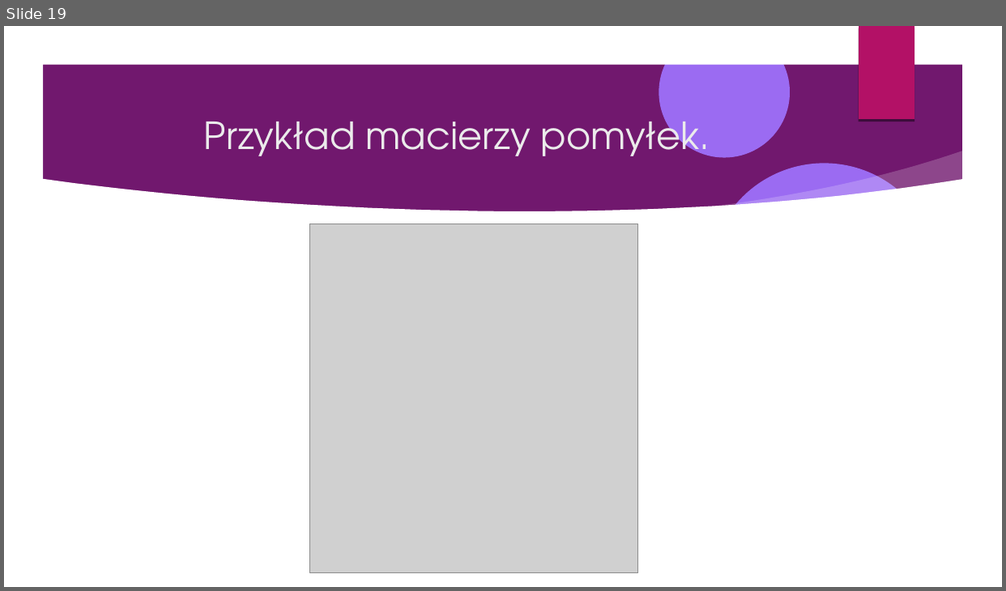
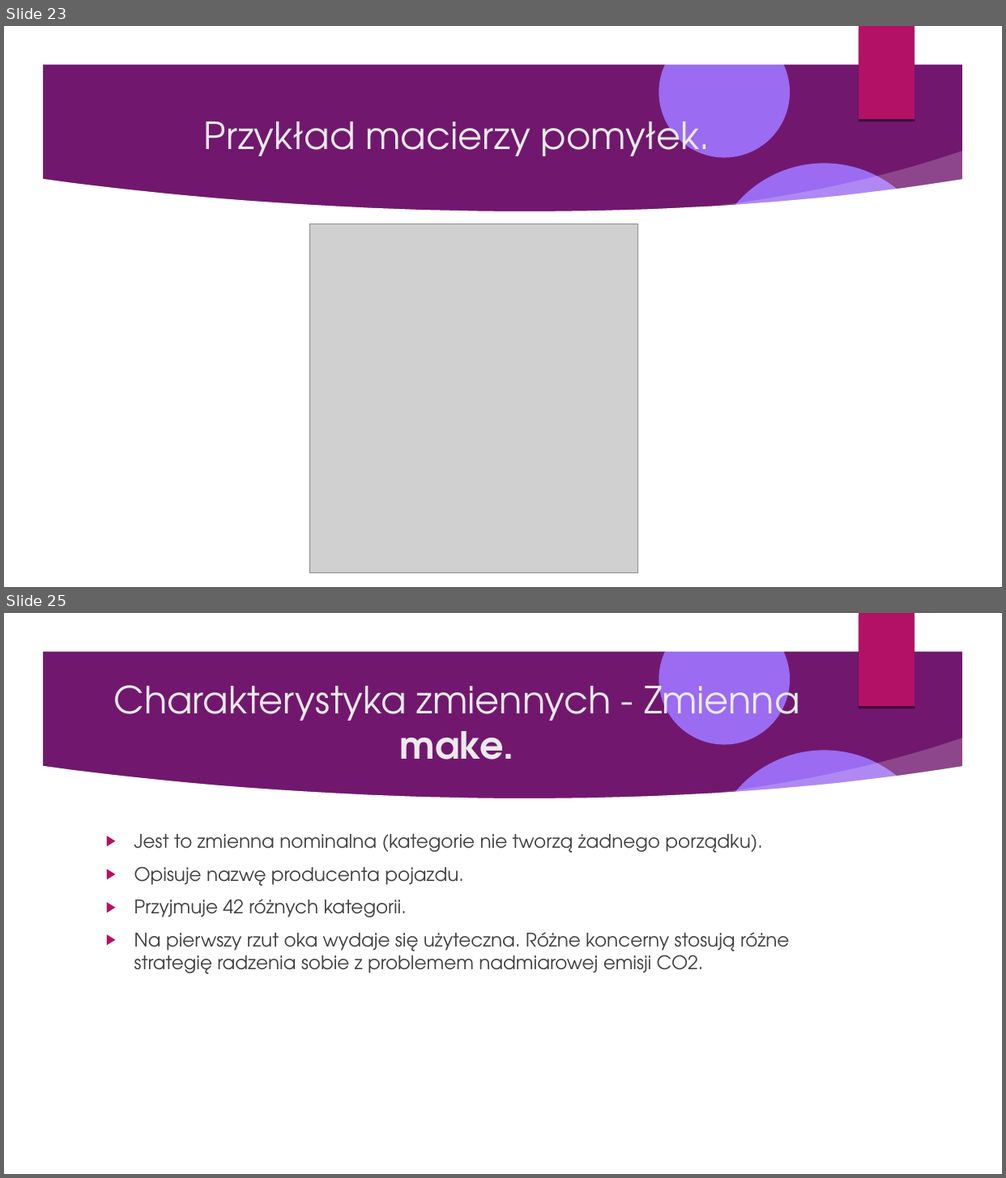
Before and after one commit to Pawel-Tomasz-Nowak/Scientific-collaboration, a slide deck: EmissionAnalysis/Prezentacja projektu.odp. Shown one above the other, each under a label of ours: slide 19 before the commit, slides 23 and 25 after it; the slides between them are not shown. The pictures are 1006x591 and 1006x1178 pixels, drawn with LibreOffice and Linux fonts; fonts in the diff are those of the drawing; grey boxes stand for pictures; background and template pictures are left out. Boxes give left, top, right and bottom in pixels: in the first picture for what was removed or moved away, otherwise in the second. Text is boxed around its words. In the diff, an @@ line names an element or a change of style, - is before the commit and + after.

```diff
--- a/EmissionAnalysis/Prezentacja projektu.odp
+++ b/EmissionAnalysis/Prezentacja projektu.odp
@@ slide 25 added at box(4, 613, 1002, 1174), background picture (left out); not listed: 9 template elements that a slide beside it also shows @@
@@ title added at box(114, 675, 800, 760), 36 pt, text #EBEBEB @@
+Charakterystyka zmiennych - Zmienna make.
@@ text added at box(134, 834, 789, 974), 18 pt, text #404040 @@
+▶ Jest to zmienna nominalna (kategorie nie tworzą żadnego porządku).
+▶ Opisuje nazwę producenta pojazdu.
+▶ Przyjmuje 42 różnych kategorii.
+▶ Na pierwszy rzut oka wydaje się użyteczna. Różne koncerny stosują różne strategię radzenia sobie z problemem nadmiarowej emisji CO2.
@@ what was slide 19 is now slide 23 @@
```
Also in this commit, not shown: 1 slide changed, 28 other slides added, 3 other files.
